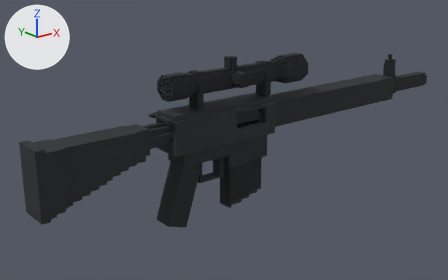
A saved change to the glTF model packages/deadvox/src/content/base/assets/models/rifle_assault.glb.
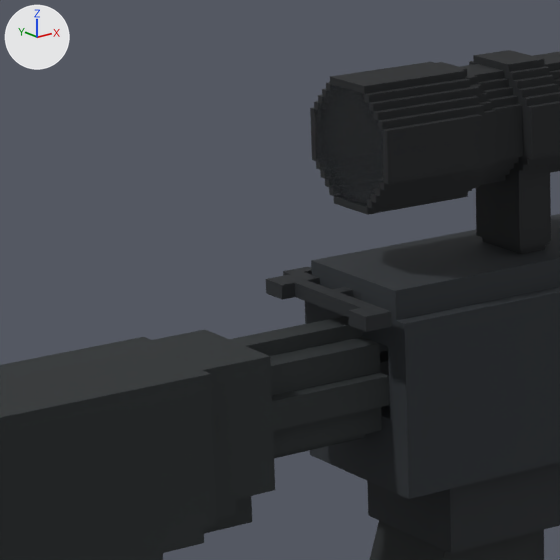
There are two pictures of each version: one whole from a 50 mm camera at (-0.635, -0.692, 0.247) aimed at (-0.049, 0.041, -0.046), one close up on the part from 22% to 46% of the width and 22% to 60% of the height. Every picture has the same lights, and +X, +Y and +Z are marked at upper left. The last two pictures show the newer version. Vertices at exactly the same position are counted once.

The first close-up shows 'charging-handle:ar-charging-handle', 'grip:grip', 'lower:lower', 'receiver:receiver', 'sight:sight', 'stock:stock' and 1 more.
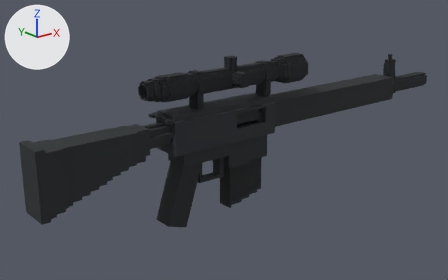
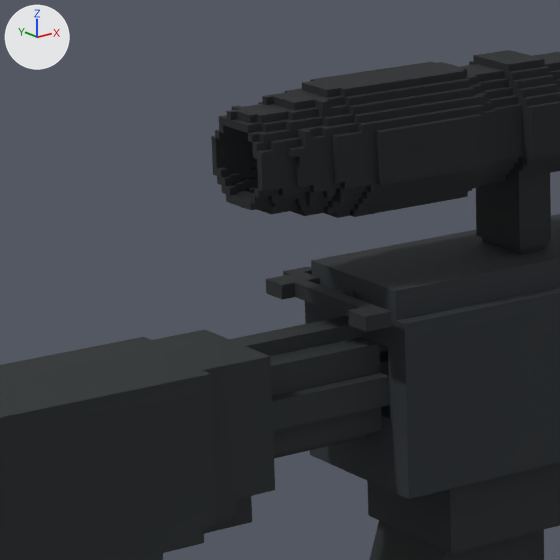
Scene script edits in JSON lines:
```json
{"block": "me_sight_sight", "where": "# used by ob_sight_sight; parent = ob_rifle_assault; location = (-0.069, 0.0, 0.0288)"}
{"op": "remove", "block": "me_sight_sight", "code": "me_sight_sight.from_pydata(...)  # 1416 vertices, 2660 faces; spans x -0.115..0.141, y -0.032..0.02, z -0.001..0.065"}
{"op": "add", "block": "me_sight_sight", "code": "me_sight_sight.from_pydata(...)  # 1995 vertices, 3848 faces; spans x -0.149..0.141, y -0.032..0.02, z -0.001..0.065"}
{"block": "me_sight_sight", "change": "me_sight_sight part 1: 8 vertices removed from x -0.083..-0.081, y -0.014..-0.008, z 0.041..0.047; 587 vertices added at x -0.149..-0.081, y -0.018..0.018, z 0.017..0.051"}
```

Boxes [x1, y1, x2, y2] around the edits, measured in the close-ups (560 x 560 px):
```json
{"object": "sight:sight", "change": "reshaped", "before": [310, 50, 560, 254], "after": [211, 50, 560, 254]}
{"part": 1, "of": "me_sight_sight", "change": "built on", "before": [370, 85, 482, 120], "after": [211, 77, 492, 218]}
```
